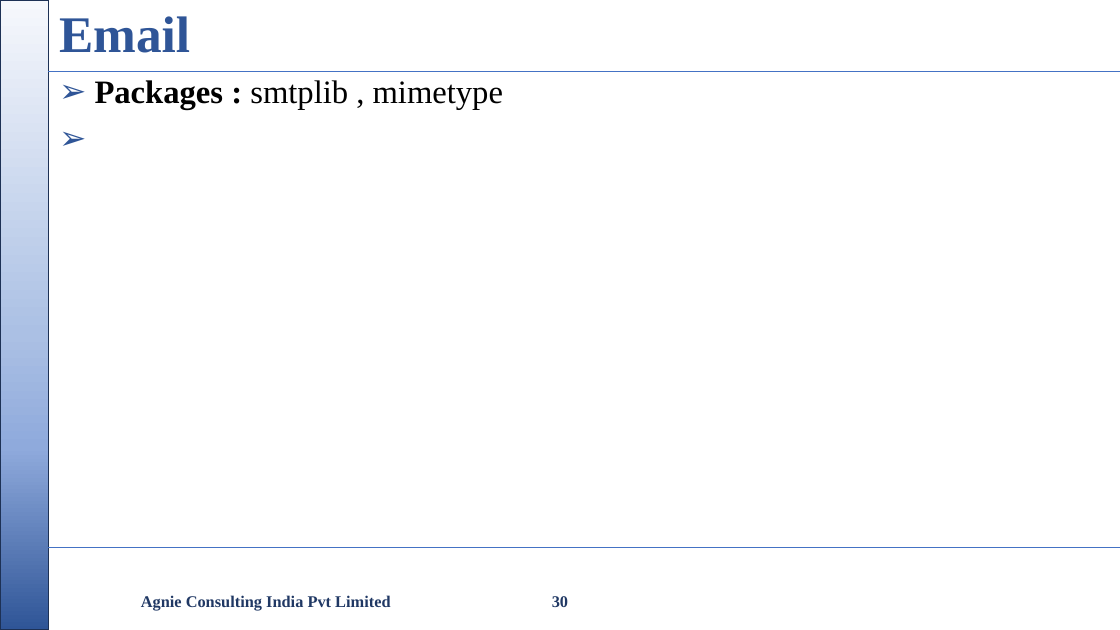
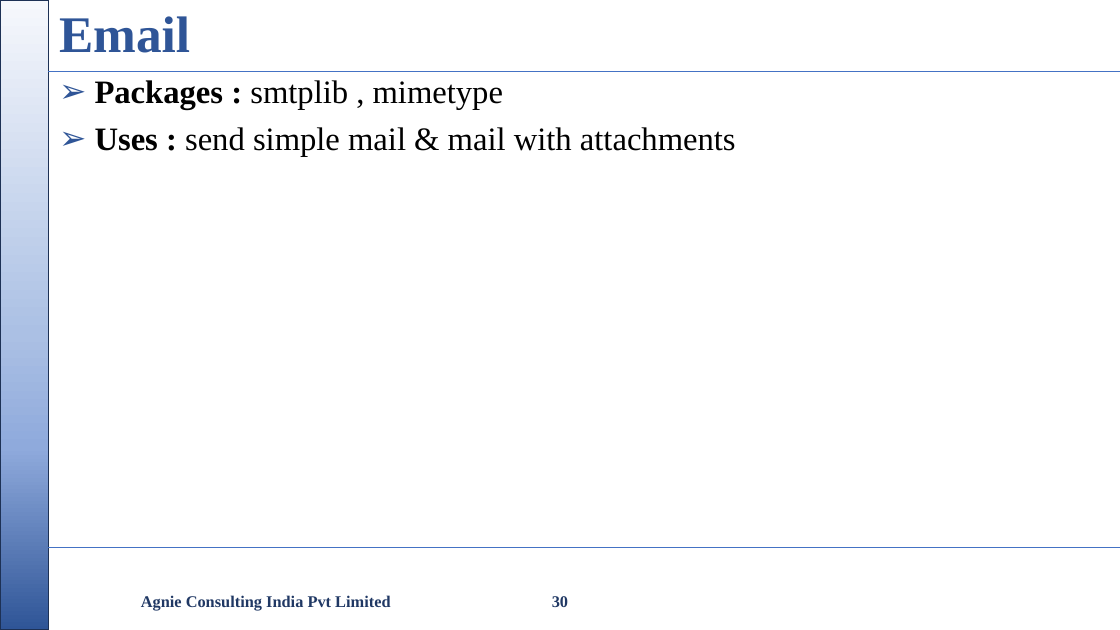
Before and after one commit to nikishdaniel1-del/Python-Cls, a slide deck: slide 30 of python class/Python Class.pptx. Drawn at 1120x630 pixels with LibreOffice and Linux fonts; fonts in the diff are those of the drawing; background and template pictures are left out. Boxes give left, top, right and bottom in pixels: in the first picture for what was removed or moved away, otherwise in the second. Text is boxed around its words. In the diff, an @@ line names an element or a change of style, - is before the commit and + after.

```diff
--- a/python class/Python Class.pptx
+++ b/python class/Python Class.pptx
@@ text at [95,127,736,157]: paragraph added @@
+➢ Uses : send simple mail & mail with attachments
```
Also in this commit, not shown: 6 other slides changed, 4 other files.
